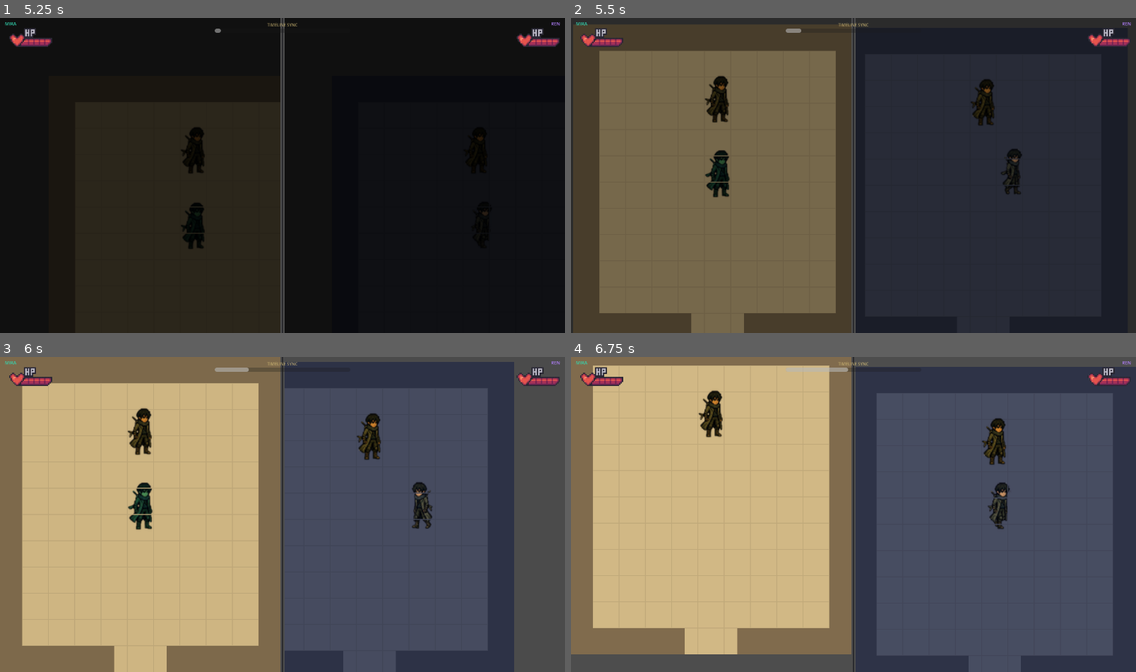
Above: before the commit, frames 1-4 (two rows, left to right).
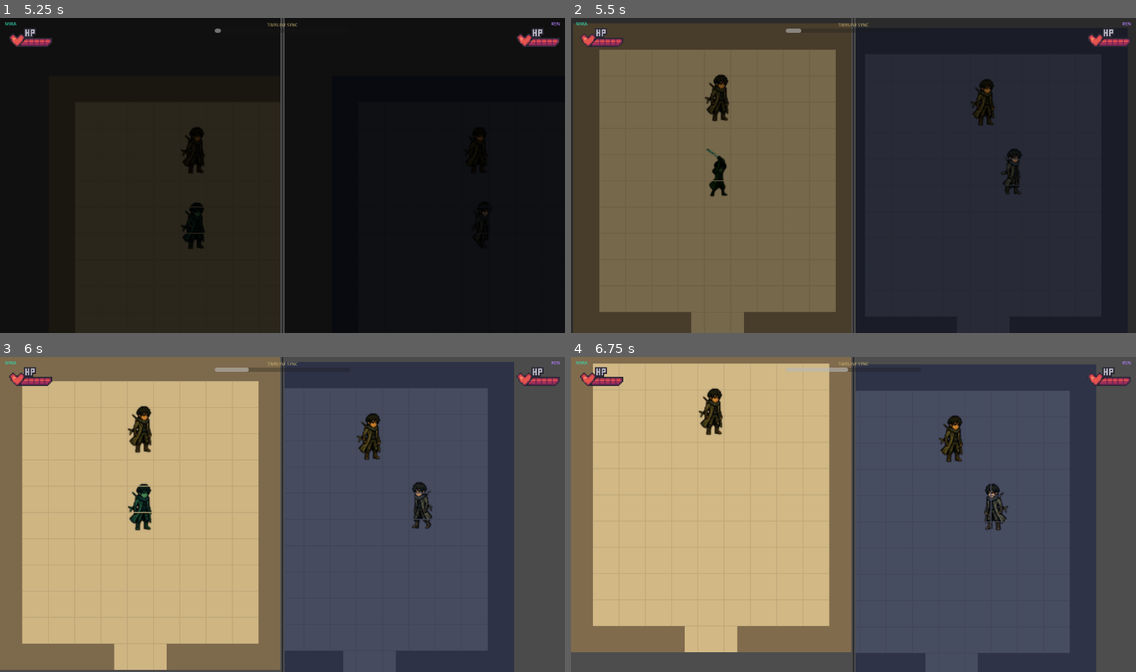
Above: after the commit, the same moments.

Repository: STRYKE00/SPLIT_FATE
Game: Godot game, scene res://scenes/main_menu.tscn
The game is run twice, just before and just after one commit, with the same random seed, the same clock (stepped at 60 frames per second) and the same inputs.
Inputs (mouse positions are in pixels of both pictures, inside the frame that each line leads up to):
- Up to frame 1 (5.25 s): tap Enter (future_attack) at 0.5, 2.85 s; move the mouse to (406, 159) at 0.52 s; hold Right (future_right) 0.53-2.03 s; tap , (future_heavy, bound only after the commit) at 0.6, 1.55, 3.05 s; click (406, 159) at 0.67 s; tap Up (future_up) at 0.77, 1.52, 3.02 s; tap Q (past_heavy, bound only after the commit) at 0.8, 1.35, 2.3 s; move the mouse to (169, 191) at 1.27 s; move the mouse to (339, 106) at 2.02 s; hold Left (future_left) 2.03-2.78 s; tap Space (dialogue_advance) at 2.1, 2.75 s; move the mouse to (254, 238) at 2.77 s; hold Right (future_right) 2.78-3.5 s; click (254, 238) at 2.92 s; click (282, 276) at 3.5 s; click (282, 276) at 4.25 s; move the mouse to (452, 222) at 5.02 s; hold Right (future_right) from 5.03 s (still down); tap / (future_dash) at 5.1 s
- Up to frame 2 (5.5 s): keep holding Right (future_right); tap Up (future_up) at 5.27 s; tap Q (past_heavy, bound only after the commit) at 5.3 s
- Up to frame 3 (6 s): move the mouse to (113, 467) at 5.77 s; release Right (future_right) at 5.78 s; hold Left (future_left) from 5.78 s (still down); tap . (future_interact) at 5.85 s
- Up to frame 4 (6.75 s): tap Up (future_up) at 6.02 s; tap , (future_heavy, bound only after the commit) at 6.05 s; move the mouse to (881, 514) at 6.52 s; release Left (future_left) at 6.53 s; hold Right (future_right) from 6.53 s (still down); tap Shift (past_dash) at 6.6 s; click (881, 514) at 6.67 s

Frame 1 is identical in both runs. In frame 2, 0.9% of the frame differs, in the area x 0-50%, y 1-94%; in frame 3, 1.3%; in frame 4, 14%, in the area x 0-100%, y 2-100%.

Commit message:
Added Orc animations

Diff:
--- a/autoloads/GameState.gd
+++ b/autoloads/GameState.gd
@@ -17,6 +17,7 @@
 	_add_key("past_up", KEY_W)
 	_add_key("past_down", KEY_S)
 	_add_key("past_attack", KEY_SPACE)
+	_add_key("past_heavy", KEY_Q)
 	_add_key("past_interact", KEY_E)
 	_add_key("past_dash", KEY_SHIFT)
 
@@ -25,6 +26,7 @@
 	_add_key("future_up", KEY_UP)
 	_add_key("future_down", KEY_DOWN)
 	_add_key("future_attack", KEY_ENTER)
+	_add_key("future_heavy", KEY_COMMA)
 	_add_key("future_interact", KEY_PERIOD)
 	_add_key("future_dash", KEY_SLASH)
 
--- /dev/null
+++ b/orc.gd
@@ -0,0 +1,25 @@
+extends PlayerBase
+
+
+const SPEED = 300.0
+const JUMP_VELOCITY = -400.0
+
+
+func _physics_process(delta: float) -> void:
+	# Add the gravity.
+	if not is_on_floor():
+		velocity += get_gravity() * delta
+
+	# Handle jump.
+	if Input.is_action_just_pressed("ui_accept") and is_on_floor():
+		velocity.y = JUMP_VELOCITY
+
+	# Get the input direction and handle the movement/deceleration.
+	# As good practice, you should replace UI actions with custom gameplay actions.
+	var direction := Input.get_axis("ui_left", "ui_right")
+	if direction:
+		velocity.x = direction * SPEED
+	else:
+		velocity.x = move_toward(velocity.x, 0, SPEED)
+
+	move_and_slide()
--- /dev/null
+++ b/orc.tscn
@@ -0,0 +1,68 @@
+[gd_scene format=3 uid="uid://c3x4nrira7ssg"]
+
+[ext_resource type="Script" uid="uid://ddaron4w1di8n" path="res://scripts/PlayerBase.gd" id="1_kapy6"]
+[ext_resource type="Texture2D" uid="uid://db5nfsf382sx5" path="res://assets/Character/Ren/ren.png" id="2_6hc3a"]
+[ext_resource type="Texture2D" uid="uid://dsloelybw68sv" path="res://assets/Character/Enemies/Orc.png" id="3_vumo0"]
+
+[sub_resource type="AtlasTexture" id="AtlasTexture_31h1d"]
+atlas = ExtResource("3_vumo0")
+region = Rect2(0, 300, 100, 100)
+
+[sub_resource type="AtlasTexture" id="AtlasTexture_dfwqp"]
+atlas = ExtResource("3_vumo0")
+region = Rect2(100, 300, 100, 100)
+
+[sub_resource type="AtlasTexture" id="AtlasTexture_d22v1"]
+atlas = ExtResource("3_vumo0")
+region = Rect2(200, 300, 100, 100)
+
+[sub_resource type="AtlasTexture" id="AtlasTexture_wpvyt"]
+atlas = ExtResource("3_vumo0")
+region = Rect2(300, 300, 100, 100)
+
+[sub_resource type="AtlasTexture" id="AtlasTexture_5atpf"]
+atlas = ExtResource("3_vumo0")
+region = Rect2(400, 300, 100, 100)
+
+[sub_resource type="AtlasTexture" id="AtlasTexture_elqaq"]
+atlas = ExtResource("3_vumo0")
+region = Rect2(500, 300, 100, 100)
+
+[sub_resource type="SpriteFrames" id="SpriteFrames_yo07l"]
+animations = [{
+"frames": [{
+"duration": 1.0,
+"texture": ExtResource("2_6hc3a")
+}, {
+"duration": 1.0,
+"texture": SubResource("AtlasTexture_31h1d")
+}, {
+"duration": 1.0,
+"texture": SubResource("AtlasTexture_dfwqp")
+}, {
+"duration": 1.0,
+"texture": SubResource("AtlasTexture_d22v1")
+}, {
+"duration": 1.0,
+"texture": SubResource("AtlasTexture_wpvyt")
+}, {
+"duration": 1.0,
+"texture": SubResource("AtlasTexture_5atpf")
+}, {
+"duration": 1.0,
+"texture": SubResource("AtlasTexture_elqaq")
+}],
+"loop": true,
+"name": &"Attack",
+"speed": 5.0
+}]
+
+[node name="Orc" type="CharacterBody2D" unique_id=1504960661]
+script = ExtResource("1_kapy6")
+metadata/_custom_type_script = "uid://ddaron4w1di8n"
+
+[node name="CollisionShape2D" type="CollisionShape2D" parent="." unique_id=646391950]
+
+[node name="AnimatedSprite2D" type="AnimatedSprite2D" parent="." unique_id=1070539929]
+sprite_frames = SubResource("SpriteFrames_yo07l")
+animation = &"Attack"
--- a/scripts/EnemyBase.gd
+++ b/scripts/EnemyBase.gd
@@ -235,7 +235,7 @@
 		_has_hit = true
 		var dir: Vector2 = (hit_target.global_position - global_position).normalized()
 		hit_target.receive_hit(attack_damage, dir)
-		hitbox.monitoring = false
+		hitbox.set_deferred("monitoring", false)
 
 
 func _on_player_detected(body: Node2D) -> void:
--- a/scripts/PlayerBase.gd
+++ b/scripts/PlayerBase.gd
@@ -4,25 +4,45 @@
 const SPEED            := 130.0
 const ACCEL_WEIGHT     := 12.0
 const DECEL_WEIGHT     := 18.0
-const ATTACK_COOLDOWN  := 0.45
-const ATTACK_DURATION  := 0.3
 const HURT_DURATION    := 0.25
 const INVINCIBLE_TIME  := 0.7
 const KNOCKBACK_FORCE  := 220.0
-const ATTACK_RANGE     := 26.0
-const ATTACK_DAMAGE    := 1
 const DASH_SPEED       := 360.0
 const DASH_DURATION    := 0.22
 const DASH_COOLDOWN    := 0.7
 
+# Light combo: three chained swings, each faster / stronger than the last.
+const LIGHT_RANGE         := 26.0
+const LIGHT_DAMAGES       := [1, 1, 2]
+const LIGHT_DURATIONS     := [0.26, 0.24, 0.32]  # total anim length per stage
+const LIGHT_HIT_START     := 0.06                 # hitbox active after this much of anim
+const LIGHT_COMBO_WINDOW  := 0.35                 # time after stage to press next
+
+# Heavy attack: slow windup, big damage + knockback, cannot chain.
+const HEAVY_RANGE         := 34.0
+const HEAVY_DAMAGE        := 3
+const HEAVY_DURATION      := 0.65
+const HEAVY_HIT_START     := 0.28
+const HEAVY_HIT_DURATION  := 0.18
+const HEAVY_COOLDOWN      := 0.9
+const HEAVY_KNOCKBACK     := 340.0
+
 enum State { IDLE, MOVE, ATTACK, HURT, DASH, DEAD }
 
 var state: State = State.IDLE
 var facing: Vector2 = Vector2.DOWN
-var attack_timer: float = 0.0
 var hurt_timer: float = 0.0
 var invincible_timer: float = 0.0
-var attack_active_timer: float = 0.0
+var attack_timer: float = 0.0               # remaining anim time for current swing
+var attack_hit_timer: float = 0.0           # remaining active-hitbox time
+var attack_windup_timer: float = 0.0        # delay before hitbox activates
+var attack_damage: int = 1
+var attack_knockback: float = 220.0
+var is_heavy: bool = false
+var combo_stage: int = 0                    # 0 = not in combo; 1..3 = current light stage
+var combo_queued: bool = false              # player tapped attack during active swing
+var combo_window_timer: float = 0.0         # time left to continue light combo
+var heavy_cooldown_timer: float = 0.0
 var dash_timer: float = 0.0
 var dash_cooldown_timer: float = 0.0
 var dash_dir: Vector2 = Vector2.RIGHT
@@ -35,6 +55,7 @@
 var action_up      := ""
 var action_down    := ""
 var action_attack  := ""
+var action_heavy   := ""
 var action_interact := ""
 var action_dash    := ""
 
@@ -80,6 +101,31 @@
 	for i in range(1, 7):
 		sf.add_frame("walk", _frame("res://assets/Character/Ren/walk/%d.png" % i))
 
+	# Light combo (5 frames in "Light Combat/") split into three chained stages.
+	sf.add_animation("light1")
+	sf.set_animation_speed("light1", 16.0)
+	sf.set_animation_loop("light1", false)
+	for i in [1, 2]:
+		sf.add_frame("light1", _frame("res://assets/Character/Ren/Light Combat/%d.png" % i))
+
+	sf.add_animation("light2")
+	sf.set_animation_speed("light2", 16.0)
+	sf.set_animation_loop("light2", false)
+	for i in [3, 4]:
+		sf.add_frame("light2", _frame("res://assets/Character/Ren/Light Combat/%d.png" % i))
+
+	sf.add_animation("light3")
+	sf.set_animation_speed("light3", 12.0)
+	sf.set_animation_loop("light3", false)
+	sf.add_frame("light3", _frame("res://assets/Character/Ren/Light Combat/5.png"))
+
+	sf.add_animation("heavy")
+	sf.set_animation_speed("heavy", 11.0)
+	sf.set_animation_loop("heavy", false)
+	for i in range(1, 8):
+		sf.add_frame("heavy", _frame("res://assets/Character/Ren/Heavy Attack/%d.png" % i))
+
+	# "attack" kept as an alias for the roll/dash afterimage animation.
 	sf.add_animation("attack")
 	sf.set_animation_speed("attack", 14.0)
 	sf.set_animation_loop("attack", false)
@@ -119,8 +165,9 @@
 		State.DEAD:   velocity = Vector2.ZERO
 
 	_tick_invincibility(delta)
-	_tick_attack_cooldown(delta)
 	_tick_dash_cooldown(delta)
+	_tick_heavy_cooldown(delta)
+	_tick_combo_window(delta)
 	_tick_camera_shake(delta)
 	move_and_slide()
 
@@ -135,8 +182,11 @@
 	if _dash_pressed():
 		_begin_dash()
 		return
+	if _heavy_pressed():
+		_begin_heavy()
+		return
 	if _attack_pressed():
-		_begin_attack()
+		_begin_light(combo_stage + 1 if combo_window_timer > 0 else 1)
 
 
 func _state_move(delta: float) -> void:
@@ -151,8 +201,11 @@
 	if _dash_pressed():
 		_begin_dash()
 		return
+	if _heavy_pressed():
+		_begin_heavy()
+		return
 	if _attack_pressed():
-		_begin_attack()
+		_begin_light(combo_stage + 1 if combo_window_timer > 0 else 1)
 
 
 func _state_dash(delta: float) -> void:
@@ -165,12 +218,41 @@
 
 
 func _state_attack(delta: float) -> void:
-	attack_active_timer -= delta
-	if attack_active_timer <= 0 and hitbox.monitoring:
-		hitbox.monitoring = false
-	velocity = velocity.lerp(Vector2.ZERO, 8.0 * delta)
-	if not sprite.is_playing() or sprite.animation != "attack":
-		hitbox.monitoring = false
+	attack_timer -= delta
+
+	# Activate the hitbox after the windup finishes.
+	if attack_windup_timer > 0.0:
+		attack_windup_timer -= delta
+		if attack_windup_timer <= 0.0:
+			hitbox.monitoring = true
+
+	# Deactivate the hitbox when its active window ends.
+	if attack_hit_timer > 0.0:
+		attack_hit_timer -= delta
+		if attack_hit_timer <= 0.0 and hitbox.monitoring:
+			hitbox.set_deferred("monitoring", false)
+
+	# Queue the next light combo step if the player taps during the current swing.
+	if not is_heavy and combo_stage < 3 and _attack_pressed():
+		combo_queued = true
+
+	# Heavy cancels the combo queue — the player is committing.
+	if _heavy_pressed() and heavy_cooldown_timer <= 0.0 and not is_heavy:
+		combo_queued = false
+
+	var decel := 12.0 if is_heavy else 8.0
+	velocity = velocity.lerp(Vector2.ZERO, decel * delta)
+
+	if attack_timer <= 0.0:
+		hitbox.set_deferred("monitoring", false)
+		if not is_heavy and combo_queued and combo_stage < 3:
+			combo_queued = false
+			_begin_light(combo_stage + 1)
+			return
+		if not is_heavy and combo_stage > 0:
+			combo_window_timer = LIGHT_COMBO_WINDOW
+		combo_queued = false
+		is_heavy = false
 		state = State.IDLE
 
 
@@ -211,33 +293,50 @@
 	return Input.is_action_just_pressed(action_dash)
 
 
-func _begin_attack() -> void:
-	if attack_timer > 0:
-		return
+func _begin_light(stage: int) -> void:
+	stage = clamp(stage, 1, 3)
 	state = State.ATTACK
-	attack_timer = ATTACK_COOLDOWN
-	attack_active_timer = ATTACK_DURATION
+	is_heavy = false
+	combo_stage = stage
+	combo_queued = false
+	combo_window_timer = 0.0
 	_hit_targets.clear()
-	hitbox_collision.position = facing * ATTACK_RANGE
-	hitbox.monitoring = true
-	velocity = facing * SPEED * 0.6
-	_play("attack")
-	_spawn_slash()
-
-
-func _spawn_slash() -> void:
-	var slash := Line2D.new()
-	slash.width = 2.5
-	slash.default_color = slash_color
-	slash.z_index = 10
-	var base_angle := facing.angle()
-	for i in 9:
-		var angle := base_angle - PI / 3.0 + (2.0 * PI / 3.0) * (float(i) / 8.0)
-		slash.add_point(Vector2.from_angle(angle) * 30.0)
-	add_child(slash)
-	var tw := create_tween()
-	tw.tween_property(slash, "modulate:a", 0.0, 0.2)
-	tw.tween_callback(slash.queue_free)
+
+	var idx := stage - 1
+	attack_timer = LIGHT_DURATIONS[idx]
+	attack_windup_timer = LIGHT_HIT_START
+	attack_hit_timer = LIGHT_DURATIONS[idx] - LIGHT_HIT_START
+	attack_damage = LIGHT_DAMAGES[idx]
+	attack_knockback = 180.0 + 50.0 * idx
+
+	hitbox_collision.position = facing * LIGHT_RANGE
+	hitbox.monitoring = false  # activated after windup
+	velocity = facing * SPEED * (0.6 if stage == 1 else 0.5)
+	_play("light%d" % stage)
+
+
+func _begin_heavy() -> void:
+	if heavy_cooldown_timer > 0.0:
+		return
+	state = State.ATTACK
+	is_heavy = true
+	combo_stage = 0
+	combo_queued = false
+	combo_window_timer = 0.0
+	_hit_targets.clear()
+
+	attack_timer = HEAVY_DURATION
+	attack_windup_timer = HEAVY_HIT_START
+	attack_hit_timer = HEAVY_HIT_DURATION
+	attack_damage = HEAVY_DAMAGE
+	attack_knockback = HEAVY_KNOCKBACK
+	heavy_cooldown_timer = HEAVY_COOLDOWN
+
+	hitbox_collision.position = facing * HEAVY_RANGE
+	hitbox.monitoring = false
+	velocity = facing * SPEED * 0.25
+	_play("heavy")
+	shake_amount = 1.5  # windup rumble
 
 
 func receive_hit(damage: int, knockback_dir: Vector2) -> void:
@@ -263,8 +362,8 @@
 	_hit_targets.append(target)
 	if target.has_method("receive_hit"):
 		var dir: Vector2 = (target.global_position - global_position).normalized()
-		target.receive_hit(ATTACK_DAMAGE, dir)
-		shake_amount = 2.5
+		target.receive_hit(attack_damage, dir * (attack_knockback / 220.0))
+		shake_amount = 4.0 if is_heavy else 2.5
 
 
 func _on_died() -> void:
@@ -290,9 +389,16 @@
 			sprite.visible = true
 
 
-func _tick_attack_cooldown(delta: float) -> void:
-	if attack_timer > 0:
-		attack_timer -= delta
+func _tick_heavy_cooldown(delta: float) -> void:
+	if heavy_cooldown_timer > 0.0:
+		heavy_cooldown_timer -= delta
+
+
+func _tick_combo_window(delta: float) -> void:
+	if combo_window_timer > 0.0:
+		combo_window_timer -= delta
+		if combo_window_timer <= 0.0:
+			combo_stage = 0
 
 
 func _tick_camera_shake(delta: float) -> void:
@@ -319,6 +425,10 @@
 	return Input.is_action_just_pressed(action_attack)
 
 
+func _heavy_pressed() -> bool:
+	return action_heavy != "" and Input.is_action_just_pressed(action_heavy)
+
+
 func _update_sprite_flip() -> void:
 	if abs(facing.x) > 0.1:
 		sprite.flip_h = facing.x < 0
--- a/scripts/characters/PlayerFuture.gd
+++ b/scripts/characters/PlayerFuture.gd
@@ -8,6 +8,7 @@
 	action_up      = "future_up"
 	action_down    = "future_down"
 	action_attack  = "future_attack"
+	action_heavy   = "future_heavy"
 	action_interact = "future_interact"
 	action_dash    = "future_dash"
 	slash_color = Color(0.7, 0.5, 1.0)
--- a/scripts/characters/PlayerPast.gd
+++ b/scripts/characters/PlayerPast.gd
@@ -8,6 +8,7 @@
 	action_up      = "past_up"
 	action_down    = "past_down"
 	action_attack  = "past_attack"
+	action_heavy   = "past_heavy"
 	action_interact = "past_interact"
 	action_dash    = "past_dash"
 	slash_color = Color(0.2, 0.85, 0.7)
Not shown, added: .claude/settings.local.json
Not shown, added: assets/Character/Enemies/Orc.png.import
Not shown, added: assets/Character/Mira/mira.png.import
Not shown, added: assets/Character/Ren/ren.png.import
Not shown, added: assets/Character/Solan/solan.png.import
Not shown, added: orc.gd.uid
Not shown: 1 places in scenes/main_menu.tscn that only renumber resources
Empty file added: scenes/player_base.gd
Not shown, added: scenes/player_base.gd.uid
